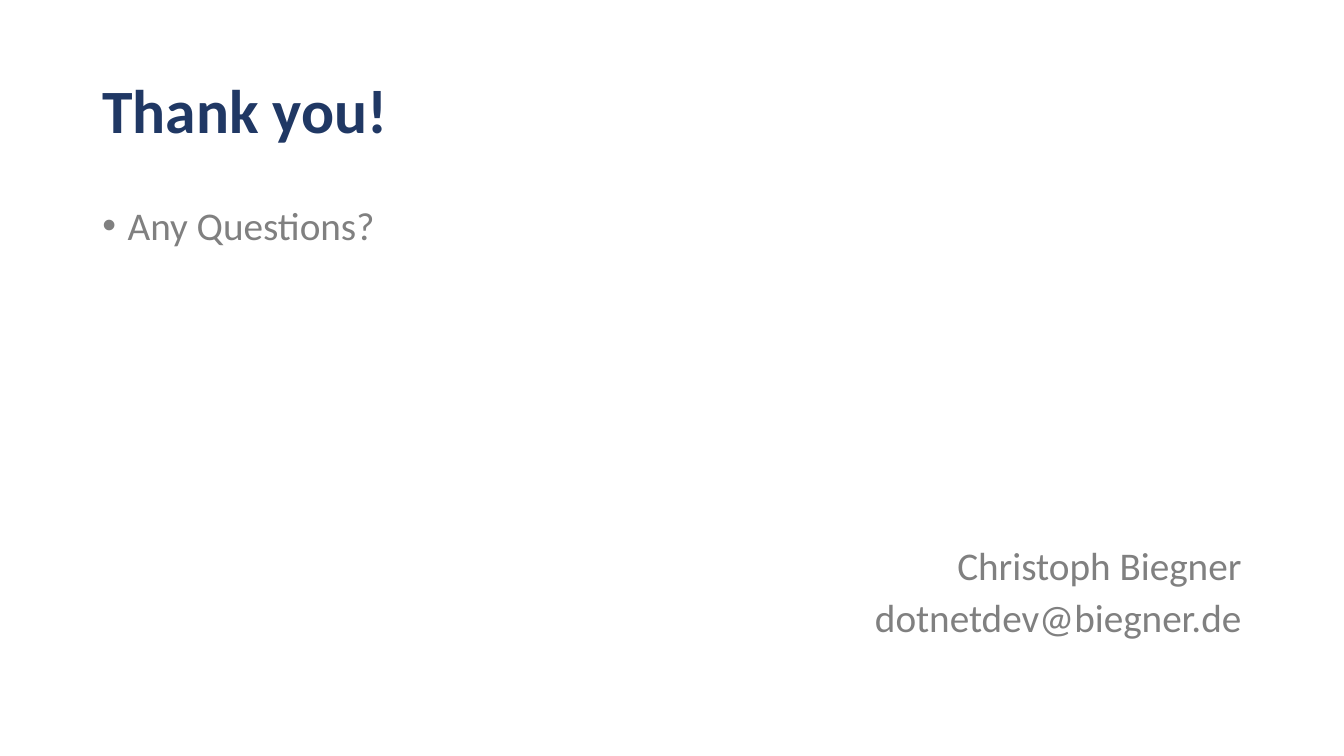
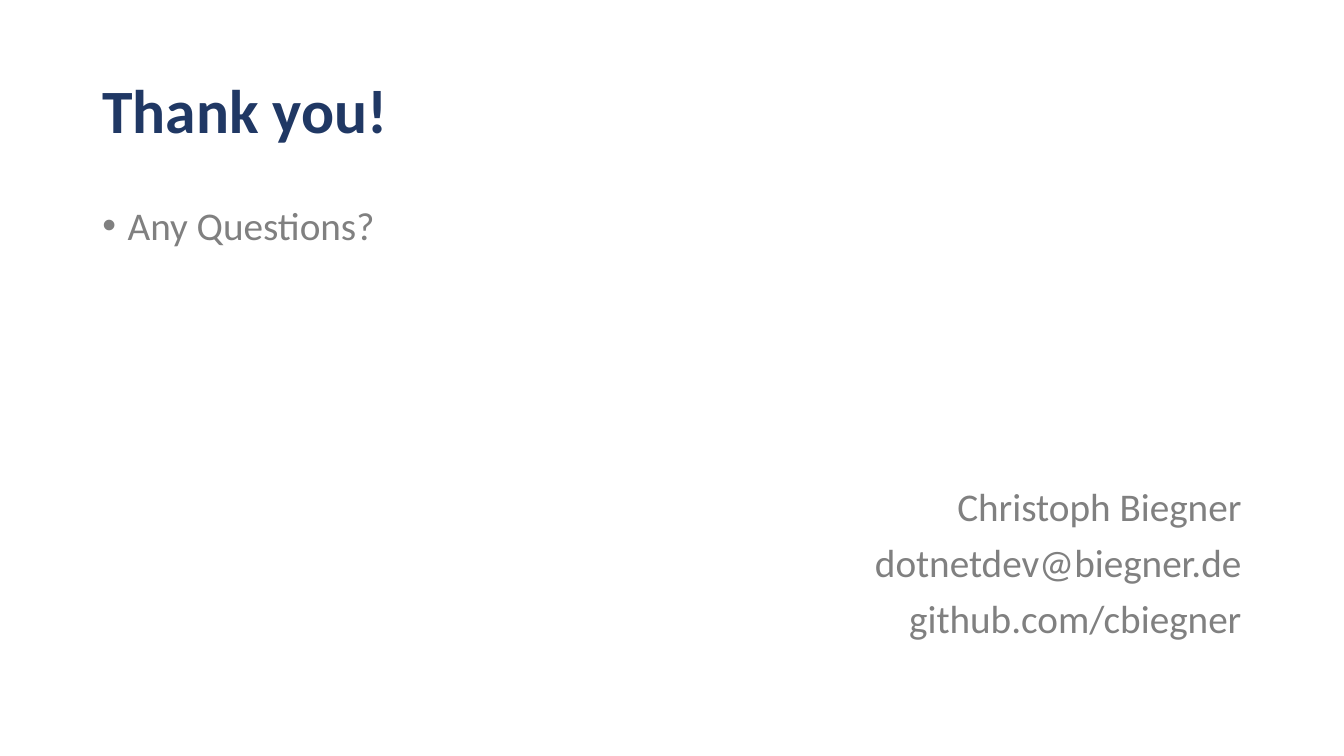
Before and after one commit to cbiegner/dotNetCoreFullStack, a slide deck: slide 10 of Full Stack .NET Core.pptx. Drawn at 1344x756 pixels with LibreOffice and Linux fonts; fonts in the diff are those of the drawing; background and template pictures are left out. Boxes give left, top, right and bottom in pixels: in the first picture for what was removed or moved away, otherwise in the second. Text is boxed around its words. In the diff, an @@ line names an element or a change of style, - is before the commit and + after.

Commit message:
PPT edited

```diff
--- a/Full Stack .NET Core.pptx
+++ b/Full Stack .NET Core.pptx
@@ text "Christoph Biegner": place and size @@
-text "Christoph Biegner" at [875, 553, 1242, 639]
+text "Christoph Biegner" at [875, 494, 1242, 640]
@@ text at [875, 494, 1242, 584]: line spacing 0.8 to 0.9 @@
@@ text at [909, 606, 1241, 640]: paragraph added @@
+github.com/cbiegner
```
